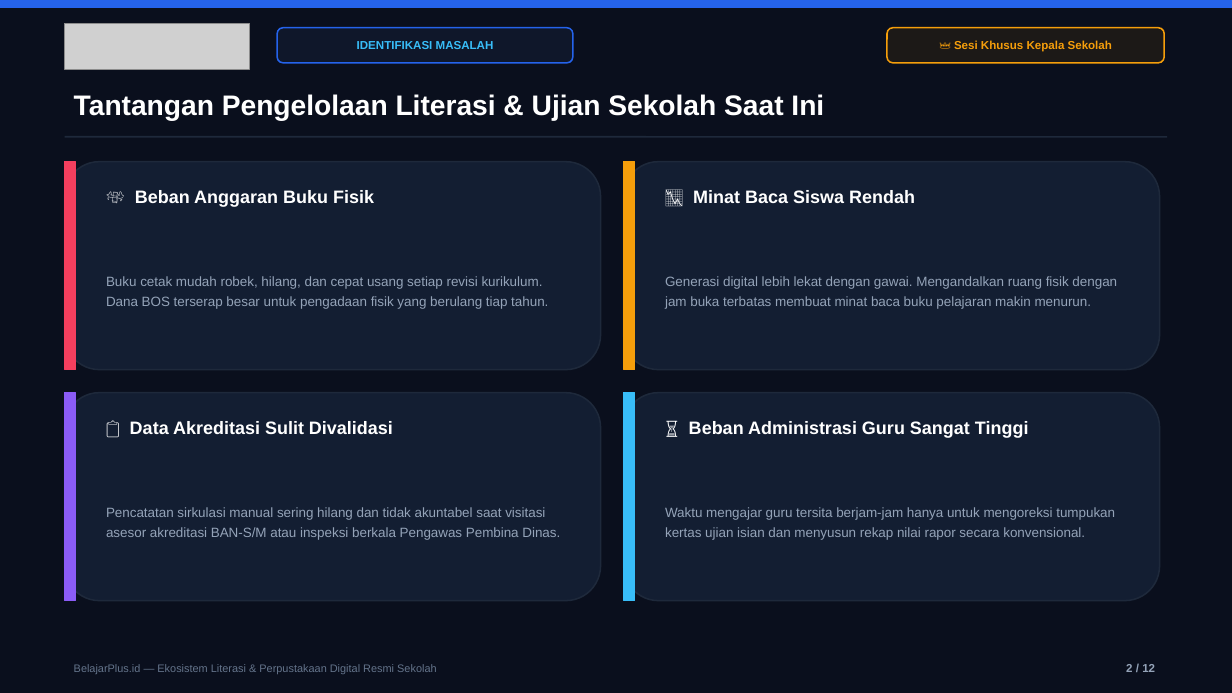
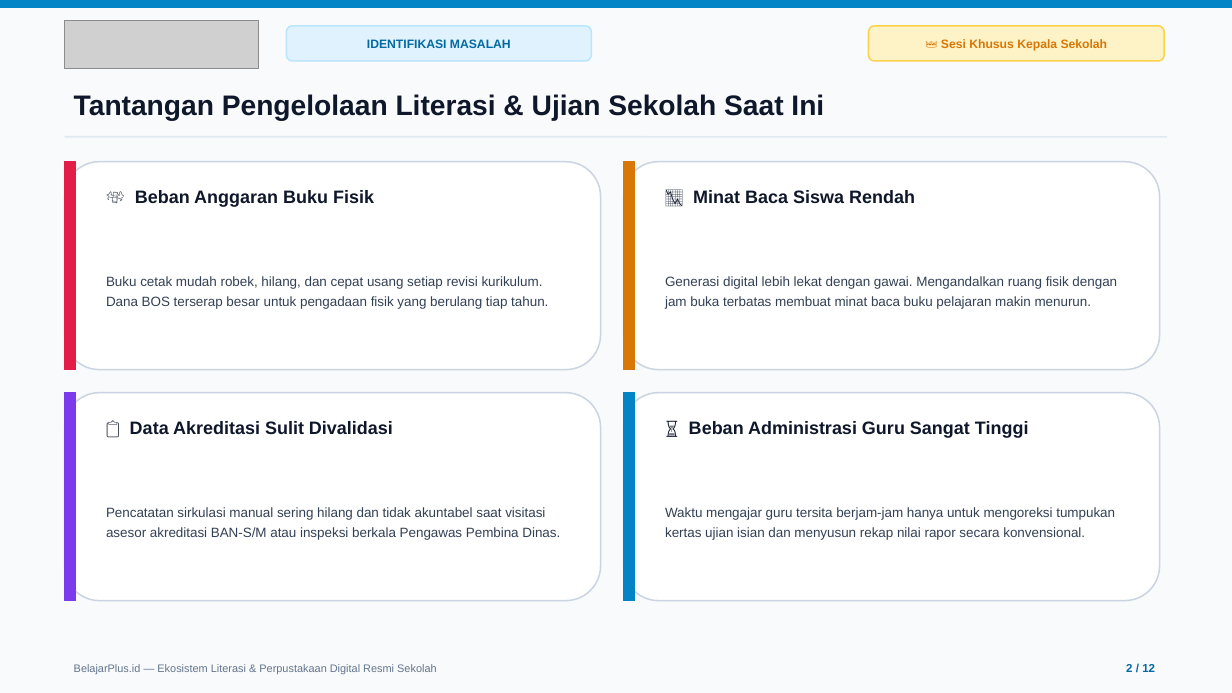
Before and after one commit to errorcript/belajarplus-tutorial, a slide deck: slide 2 of Sosialisasi_BelajarPlus_Kepala_Sekolah.pptx. Drawn at 1232x693 pixels with LibreOffice and Linux fonts; fonts in the diff are those of the drawing; grey boxes stand for pictures. Boxes give left, top, right and bottom in pixels: in the first picture for what was removed or moved away, otherwise in the second. Text is boxed around its words. In the diff, an @@ line names an element or a change of style, - is before the commit and + after.

Commit message:
style(pptx): switch presentation from dark mode to official clean light BelajarPlus theme

```diff
--- a/Sosialisasi_BelajarPlus_Kepala_Sekolah.pptx
+++ b/Sosialisasi_BelajarPlus_Kepala_Sekolah.pptx
@@ background #0A0F1D to #F8FAFC @@
@@ rectangle at <box>0,0,1232,7</box>: fill #2563EB to #0284C7; outline #2563EB 1 pt to #0284C7 1 pt @@
@@ picture: place and size @@
-picture at <box>65,23,250,69</box>
+picture at <box>65,20,259,68</box>
@@ text "IDENTIFIKASI MASALAH": place and size @@
-text "IDENTIFIKASI MASALAH" at <box>357,41,494,49</box>
+text "IDENTIFIKASI MASALAH" at <box>367,39,511,48</box>
@@ text "IDENTIFIKASI MASALAH" at <box>367,39,511,48</box>: size 9 to 9.5 pt, text colour #38BDF8 to #0369A1 @@
@@ rounded rectangle: place and size @@
-rounded rectangle at <box>277,28,573,63</box>
+rounded rectangle at <box>287,26,592,61</box>
@@ rounded rectangle at <box>287,26,592,61</box>: fill #0F172A to #E0F2FE; outline #2563EB 1.2 pt to #BAE6FD 1.2 pt @@
@@ text "👑 Sesi Khusus Kepala Sekolah": place and size @@
-text "👑 Sesi Khusus Kepala Sekolah" at <box>954,40,1112,52</box>
+text "👑 Sesi Khusus Kepala Sekolah" at <box>941,39,1108,51</box>
@@ text "👑 Sesi Khusus Kepala Sekolah" at <box>941,39,1108,51</box>: size 9 to 9.5 pt, text colour #F59E0B to #D97706 @@
@@ rounded rectangle: place and size @@
-rounded rectangle at <box>887,28,1165,63</box>
+rounded rectangle at <box>869,26,1165,61</box>
@@ rounded rectangle at <box>869,26,1165,61</box>: fill #1C1917 to #FEF3C7; outline #F59E0B 1.2 pt to #FCD34D 1.2 pt @@
@@ line (65, 137) - (1167, 137): stroke #1E293B 1.2 pt to #E2E8F0 1.2 pt @@
@@ rectangle at <box>65,162,76,370</box>: fill #F43F5E to #E11D48; outline #F43F5E 1 pt to #E11D48 1 pt @@
@@ rectangle at <box>624,162,635,370</box>: fill #F59E0B to #D97706; outline #F59E0B 1 pt to #D97706 1 pt @@
@@ rectangle at <box>65,393,76,601</box>: fill #8B5CF6 to #7C3AED; outline #8B5CF6 1 pt to #7C3AED 1 pt @@
@@ fill #131E32 to #FFFFFF; outline #1E293B 1.2 pt to #CBD5E1 1.2 pt in 4 elements at <box>65,162,601,370</box>, <box>624,162,1160,370</box>, <box>65,393,601,601</box>, <box>624,393,1160,601</box> @@
@@ rectangle at <box>624,393,635,601</box>: fill #38BDF8 to #0284C7; outline #38BDF8 1 pt to #0284C7 1 pt @@
@@ text colour #FFFFFF to #0F172A in 5 elements at <box>74,94,824,121</box>, <box>135,190,374,207</box>, <box>693,190,915,203</box>, <box>130,421,393,434</box>, <box>689,421,1029,438</box> @@
@@ text colour #94A3B8 to #334155 in 4 elements at <box>106,276,548,309</box>, <box>665,276,1117,309</box>, <box>106,507,560,540</box>, <box>665,507,1115,540</box> @@
@@ text "2 / 12" at <box>1126,664,1155,672</box>: text colour #94A3B8 to #0369A1 @@
```
Also in this commit, not shown: 11 other slides changed, 13 other files.
